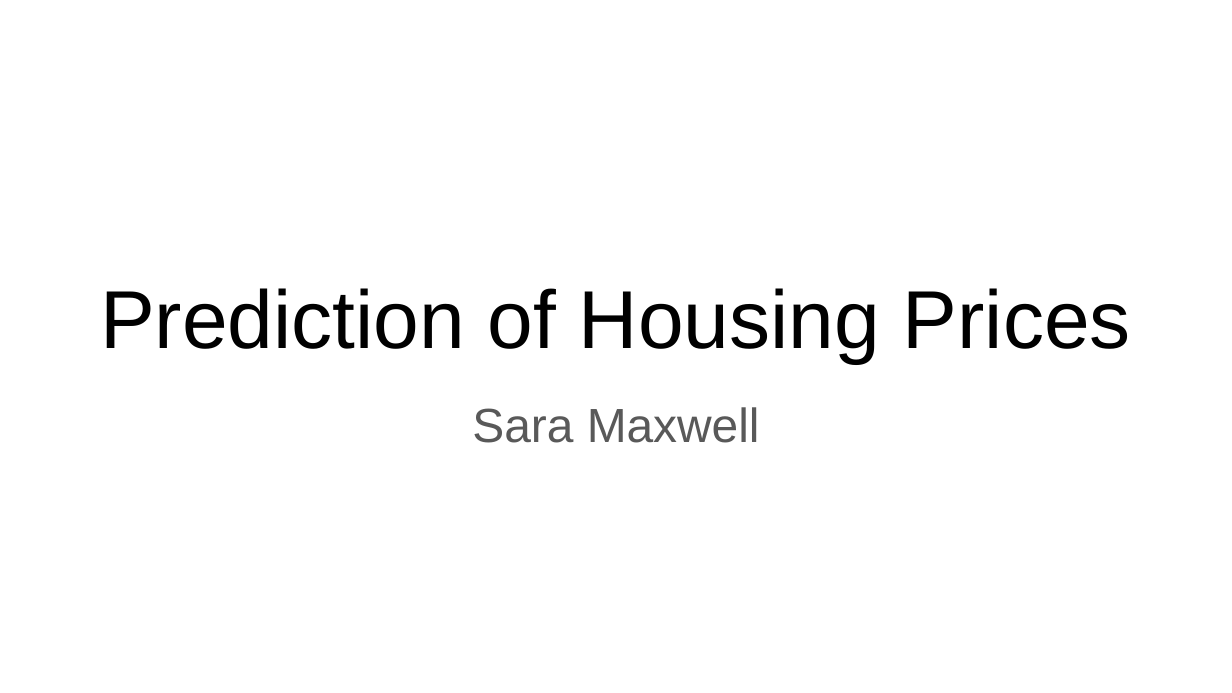
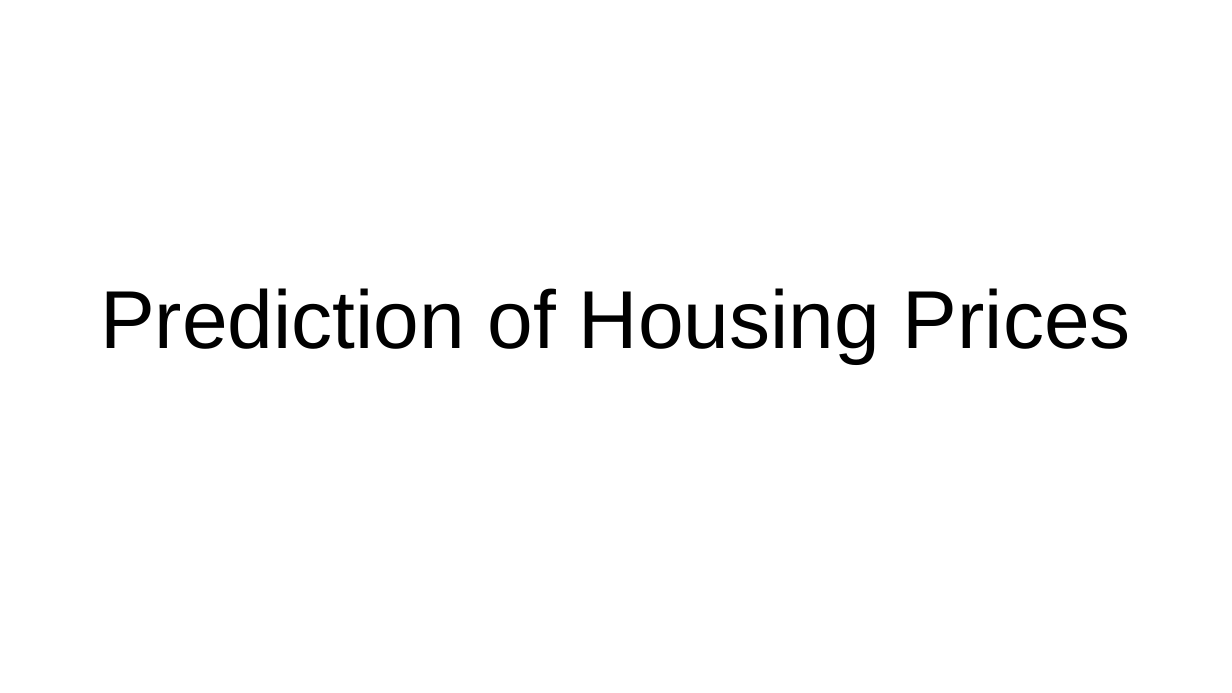
Before and after one commit to smaxwell953/Springboard_DSC_Career_Track, a slide deck: slide 1 of Capstone 2/Capstone Presentation.pptx. Drawn at 1232x693 pixels with LibreOffice and Linux fonts; fonts in the diff are those of the drawing. Boxes give left, top, right and bottom in pixels: in the first picture for what was removed or moved away, otherwise in the second. Text is boxed around its words. In the diff, an @@ line names an element or a change of style, - is before the commit and + after.

```diff
--- a/Capstone 2/Capstone Presentation.pptx
+++ b/Capstone 2/Capstone Presentation.pptx
@@ subtitle removed at [472,407,760,443] @@
-Sara Maxwell
```
Also in this commit, not shown: 3 other slides changed, 1 slide added, 1 other file.
